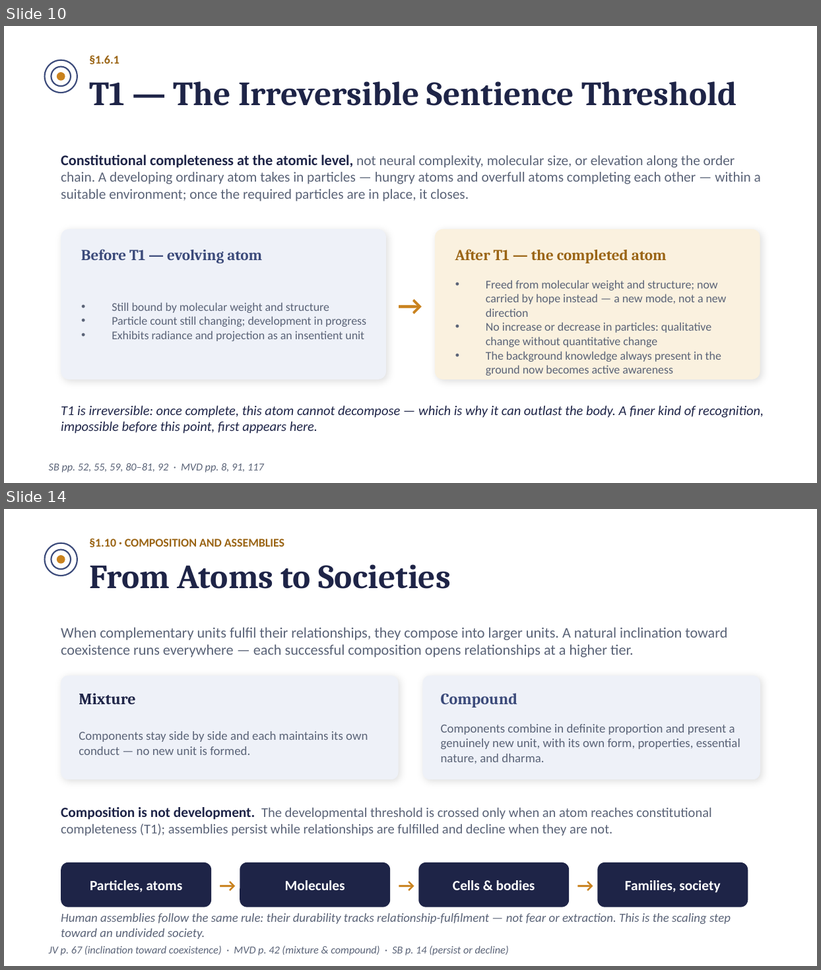
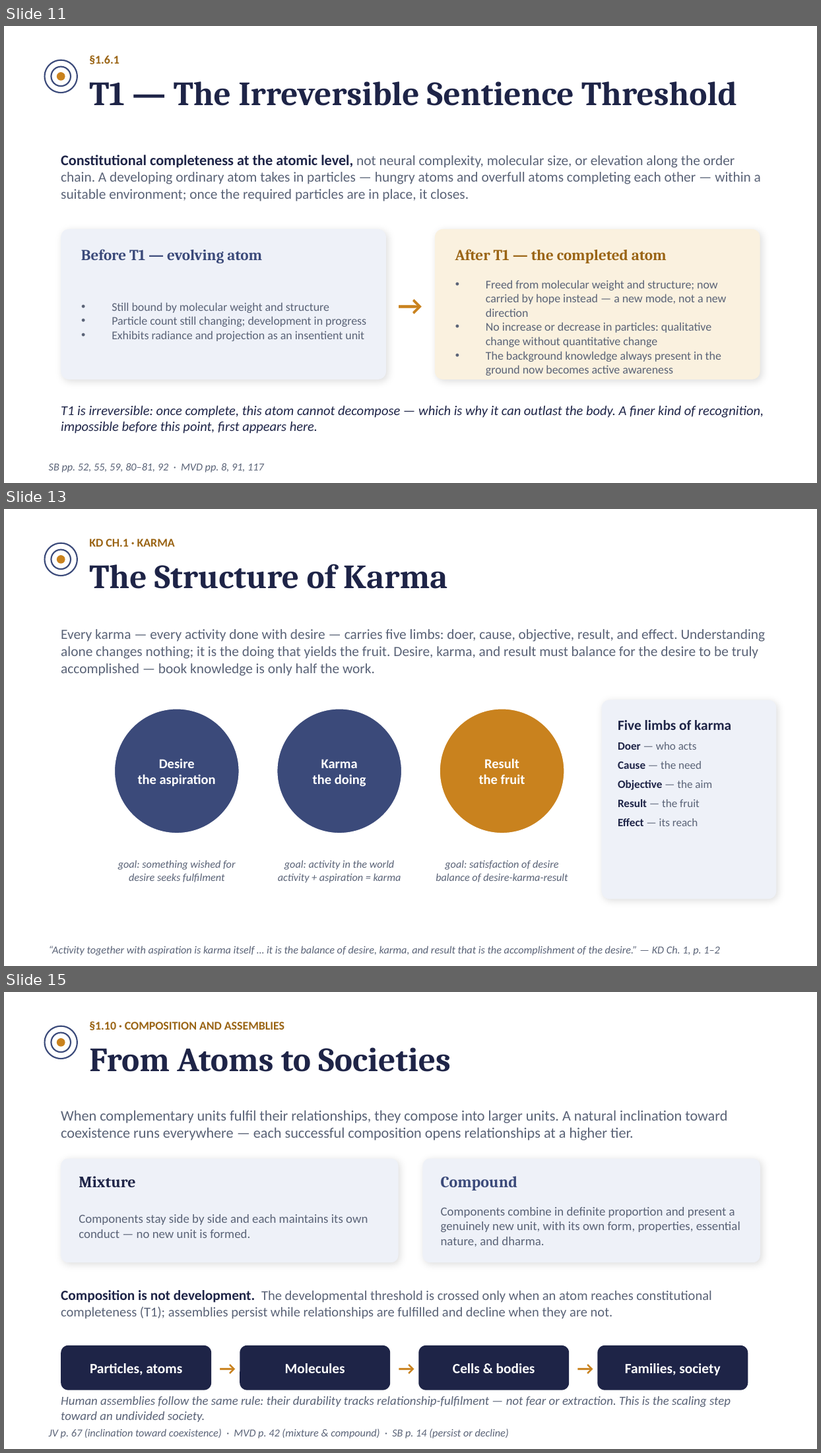
Before and after one commit to raghavamohan/AnalyticMadhyasthDarshan, a slide deck: Studies/The-Ontology-of-Coexistence/The-Ontology-of-Existence-Madhyasth-Darshan.pptx. Shown one above the other, each under a label of ours: slides 10 and 14 before the commit, slides 11, 13 and 15 after it; the slides between them are not shown. The pictures are 821x970 and 821x1453 pixels, drawn with LibreOffice and Linux fonts; fonts in the diff are those of the drawing. Boxes give left, top, right and bottom in pixels: in the first picture for what was removed or moved away, otherwise in the second. Text is boxed around its words. In the diff, an @@ line names an element or a change of style, - is before the commit and + after.

Commit message:
Add karma/evaluation slides and tighten the ontology deck's narrative flow
Adds slides on Karma's structure (KD Ch.1) and the developmental spiral
(reflection/projection), plus Justice/Dharma/Satya as three widening
evaluative perspectives, filling a gap where the deck used those terms
without ever defining them. Adds an orientation slide right after the
title to frame the whole argument up front.

Also removes two slides whose content was substantially redundant with
material covered elsewhere (Conservation and Human Goals; Progressions
and Planes), folding the four-goal visual from the former into the
culmination slide.

```diff
--- a/Studies/The-Ontology-of-Coexistence/The-Ontology-of-Existence-Madhyasth-Darshan.pptx
+++ b/Studies/The-Ontology-of-Coexistence/The-Ontology-of-Existence-Madhyasth-Darshan.pptx
@@ slide 13 added at [4,509,817,966], background #FFFFFF @@
@@ ellipse added at [45,543,77,576], outline #3B4A7A 1.25 pt @@
@@ text added at [89,539,175,547], 10.5 pt, text #9A6414, bold @@
+KD CH.1 · KARMA
@@ ellipse added at [51,550,71,569], outline #3B4A7A 1.25 pt @@
@@ ellipse added at [57,555,65,564], fill #C9821E @@
@@ text added at [89,564,448,589], 30 pt, text #1E2447, bold @@
+The Structure of Karma
@@ text added at [61,629,766,676], 12.5 pt, text #5A6377 @@
+Every karma — every activity done with desire — carries five limbs: doer, cause, objective, result, and effect. Understanding alone changes nothing; it is the doing that yields the fruit. Desire, karma, and result must balance for the desire to be truly accomplished — book knowledge is only half the work.
@@ rounded rectangle added at [602,700,776,899], fill #EEF1F8 @@
@@ ellipse added at [114,708,240,834], fill #3B4A7A, outline #FFFFFF 2 pt @@
@@ ellipse added at [277,708,403,834], fill #3B4A7A, outline #FFFFFF 2 pt @@
@@ ellipse added at [439,708,565,834], fill #C9821E, outline #FFFFFF 2 pt @@
@@ text added at [618,720,731,826], 10 pt, text #1E2447, bold @@
+Five limbs of karma
+Doer — who acts
+Cause — the need
+Objective — the aim
+Result — the fruit
+Effect — its reach
@@ text added at [138,758,216,787], 12 pt, text #FFFFFF, bold @@
+Desire
+the aspiration
@@ text added at [313,759,366,787], 12 pt, text #FFFFFF, bold @@
+Karma
+the doing
@@ text added at [479,758,525,784], 12 pt, text #FFFFFF, bold @@
+Result
+the fruit
@@ text added at [118,860,236,883], 9.5 pt, text #5A6377, italic @@
+goal: something wished for
+desire seeks fulfilment
@@ text added at [278,860,401,883], 9.5 pt, text #5A6377, italic @@
+goal: activity in the world
+activity + aspiration = karma
@@ text added at [436,860,568,883], 9.5 pt, text #5A6377, italic @@
+goal: satisfaction of desire
+balance of desire-karma-result
@@ text added at [49,946,720,956], 9.5 pt, text #5A6377, italic @@
+“Activity together with aspiration is karma itself … it is the balance of desire, karma, and result that is the accomplishment of the desire.” — KD Ch. 1, p. 1–2
@@ what was slide 10 is now slide 11 @@
@@ what was slide 14 is now slide 15 @@
```
Also in this commit, not shown: 6 slides changed, 3 other slides added, 3 slides removed.
